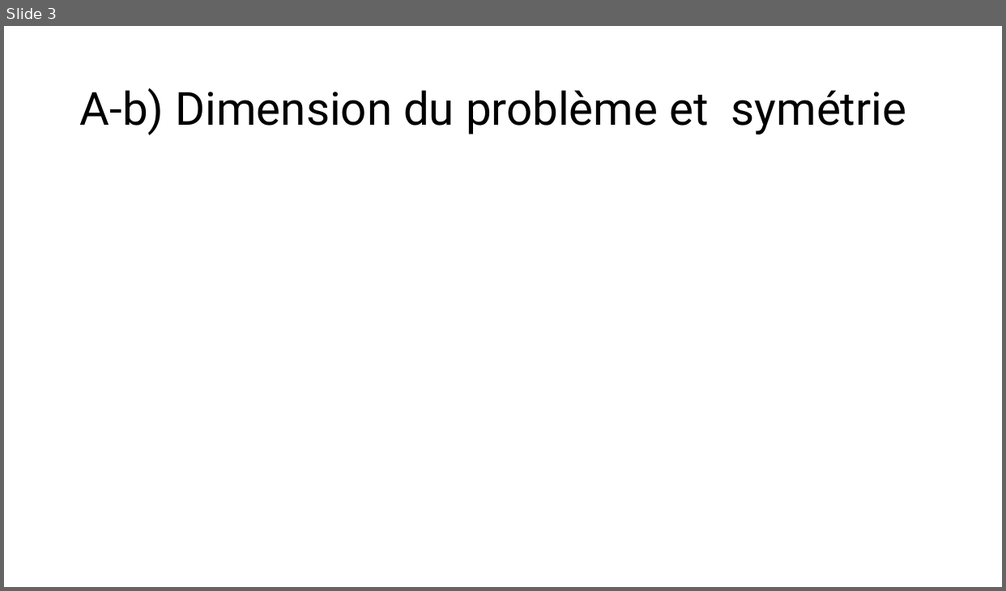
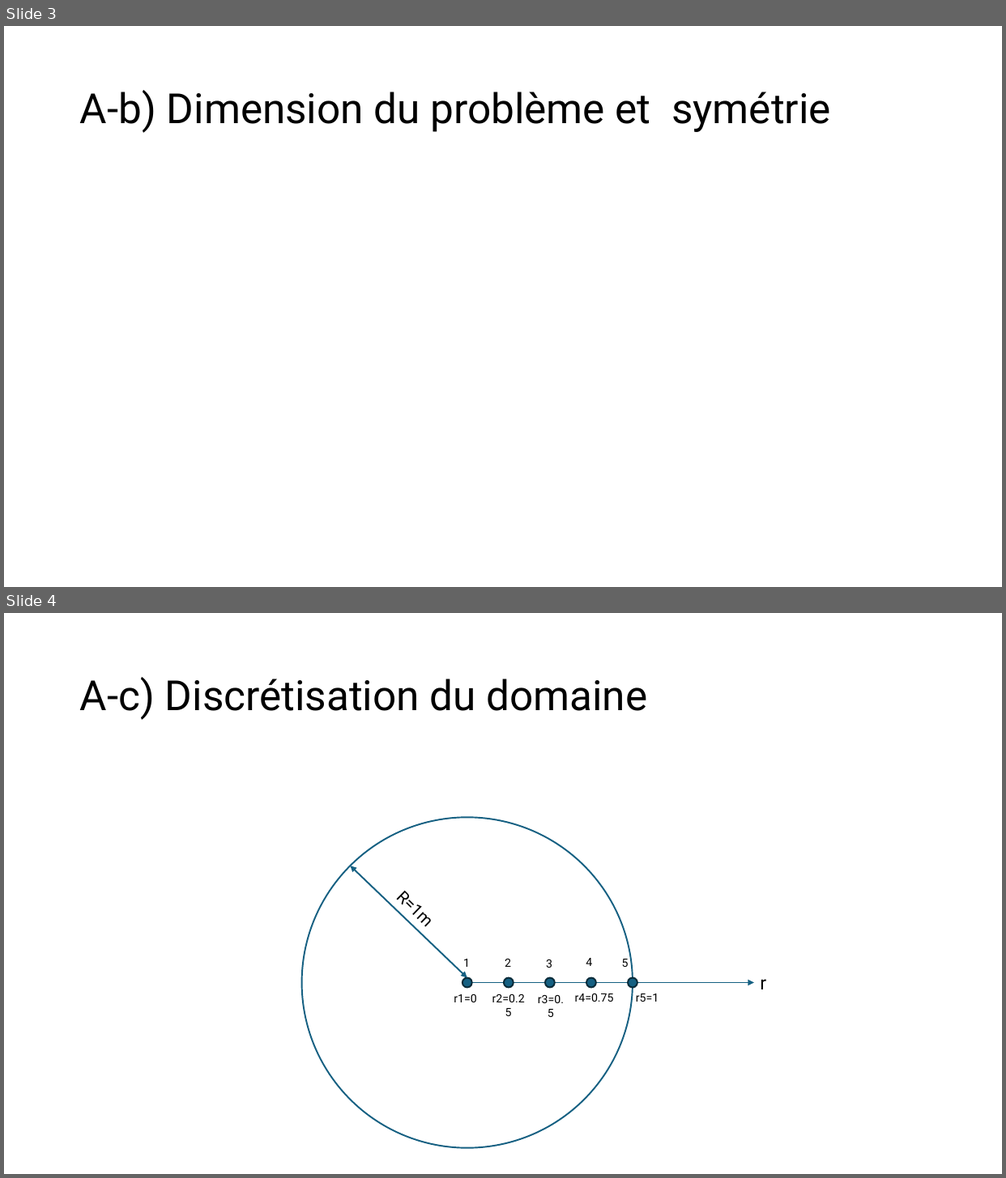
Before and after one commit to mehdibendaya/MEC8211-DEV1, a slide deck: Devoir_1.pptx. Shown one above the other, each under a label of ours: slide 3 before the commit, slides 3 and 4 after it. The pictures are 1006x591 and 1006x1178 pixels, drawn with LibreOffice and Linux fonts; fonts in the diff are those of the drawing; grey boxes stand for pictures. Boxes give left, top, right and bottom in pixels: in the first picture for what was removed or moved away, otherwise in the second. Text is boxed around its words. In the diff, an @@ line names an element or a change of style, - is before the commit and + after.

```diff
--- a/Devoir_1.pptx
+++ b/Devoir_1.pptx
@@ slide 4 added at <box>4,613,1002,1174</box>, background #FFFFFF @@
@@ title added at <box>80,677,647,720</box>, 40 pt, text #000000 @@
+A-c) Discrétisation du domaine
@@ ellipse added at <box>302,817,633,1148</box>, fill #FFFFFF, outline #156082 1.5 pt @@
@@ double arrow added from (467, 978) to (351, 866), #156082 1.5 pt @@
@@ text added at <box>395,891,426,922</box>, 16 pt, text #000000 @@
+R=1m
@@ text added at <box>463,959,470,967</box>, 11 pt, text #000000 @@
+1
@@ text added at <box>505,959,511,967</box>, 11 pt, text #000000 @@
+2
@@ text added at <box>546,960,552,968</box>, 11 pt, text #000000 @@
+3
@@ text added at <box>586,958,592,966</box>, 11 pt, text #000000 @@
+4
@@ text added at <box>622,959,629,967</box>, 11 pt, text #000000 @@
+5
@@ text added at <box>454,995,476,1003</box>, 11 pt, text #000000 @@
+r1=0
@@ ellipse added at <box>462,978,472,988</box>, fill #156082, outline #092A39 1.5 pt @@
@@ arrow added from (467, 983) to (754, 983), #156082 1.5 pt @@
@@ text added at <box>492,995,525,1003</box>, 11 pt, text #000000 @@
+r2=0.25
@@ ellipse added at <box>504,978,513,988</box>, fill #156082, outline #092A39 1.5 pt @@
@@ text added at <box>538,995,564,1017</box>, 11 pt, text #000000 @@
+r3=0.5
@@ ellipse added at <box>545,978,555,988</box>, fill #156082, outline #092A39 1.5 pt @@
@@ text added at <box>575,994,614,1002</box>, 11 pt, text #000000 @@
+r4=0.75
@@ ellipse added at <box>586,978,596,988</box>, fill #156082, outline #092A39 1.5 pt @@
@@ ellipse added at <box>628,978,637,988</box>, fill #156082, outline #092A39 1.5 pt @@
@@ text added at <box>636,994,658,1002</box>, 11 pt, text #000000 @@
+r5=1
@@ text added at <box>760,979,766,990</box>, 18 pt, text #000000 @@
+r
@@ slide 3 changed as well @@
@@ title "A-b) Dimension du problème et ..." at <box>80,90,831,133</box>: size 44 to 40 pt @@
```
Also in this commit, not shown: 9 other slides changed, 7 other slides added, 1 slide removed, 2 other files.
